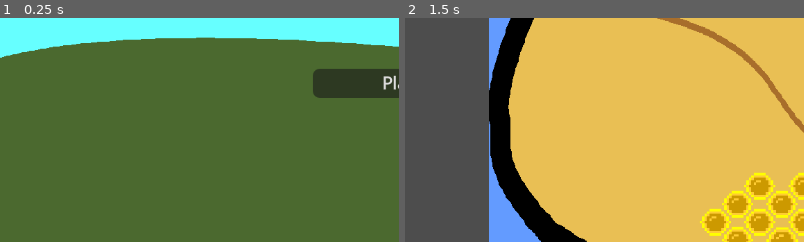
Above: before the commit, frames 1-2 (left to right).
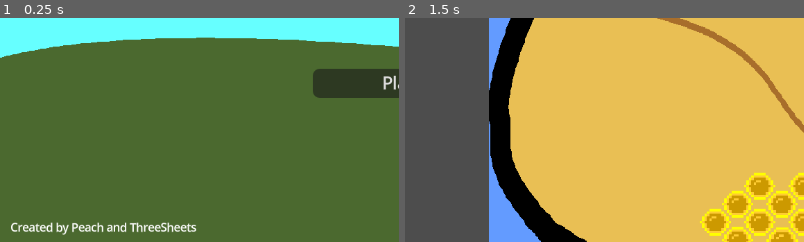
Above: after the commit, the same moments.

Repository: SBSoftwareDev/brainless
Game: Godot game, scene res://src/scenes/menu.tscn
The game is run twice, just before and just after one commit, with the same random seed, the same clock (stepped at 60 frames per second) and the same inputs.
Inputs (mouse positions are % of the whole screen's width and height, from its top left):
- Up to frame 1 (0.25 s): no input
- Up to frame 2 (1.5 s): click "Play" at 0.5 s; click (84, 16) at 1.25 s
The pictures show only the part of the screen within x 0-50%, y 50-100%; the shares and areas given below are measured in that part.

The runs differ from the first frame. In frame 1, 1.1% of the frame differs, in the area x 2-50%, y 91-97%; in frame 2, nothing differs.

Commit message:
adjusted help menu size

Diff:
--- a/src/scenes/game.tscn
+++ b/src/scenes/game.tscn
@@ -71,11 +71,11 @@
 
 [node name="UIRoot" parent="UILayer" instance=ExtResource("4_yufto")]
 unique_name_in_owner = true
+mouse_filter = 1
 
 [node name="HelpMenu" parent="UILayer" instance=ExtResource("8_6e0h8")]
 visible = false
 z_index = 5
-mouse_filter = 0
 
 [node name="PauseLayer" type="CanvasLayer" parent="."]
 process_mode = 2
--- a/src/scenes/menu.tscn
+++ b/src/scenes/menu.tscn
@@ -125,4 +125,18 @@
 theme_override_styles/focus = SubResource("StyleBoxFlat_echhp")
 text = "Play"
 
+[node name="MarginContainer2" type="MarginContainer" parent="Control/TextureRect"]
+layout_mode = 1
+anchors_preset = 2
+anchor_top = 1.0
+anchor_bottom = 1.0
+offset_top = -40.0
+offset_right = 40.0
+grow_vertical = 0
+theme_override_constants/margin_left = 15
+
+[node name="Label" type="Label" parent="Control/TextureRect/MarginContainer2"]
+layout_mode = 2
+text = "Created by Peach and ThreeSheets"
+
 [connection signal="pressed" from="Control/TextureRect/MarginContainer/Panel/VBoxContainer/Button" to="." method="_on_button_pressed"]
--- a/src/scripts/help_menu.gd
+++ b/src/scripts/help_menu.gd
@@ -1,6 +1,10 @@
 extends Control
 
 @onready var help_menu: Control = $"."
+@onready var panel: Panel = $"../UIRoot/Panel"
+
+func _ready() -> void:
+	help_menu.size.x -= panel.size.x
 
 func _on_button_pressed() -> void:
 	help_menu.visible = false
